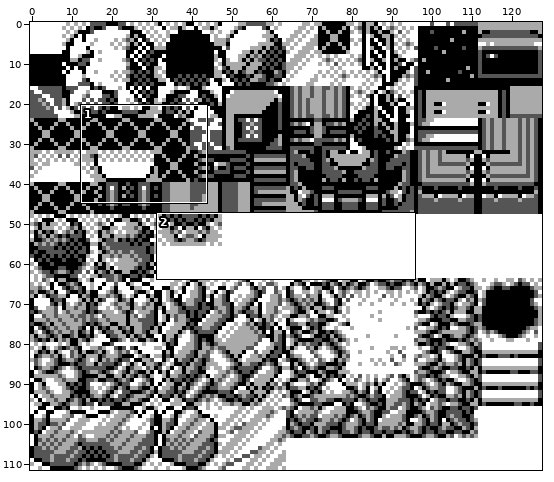
Sprite sheet: gfx/tilesets/ice_path.png. Above, an overview of the earlier version with the close-up marked.
Close-up. Old version:
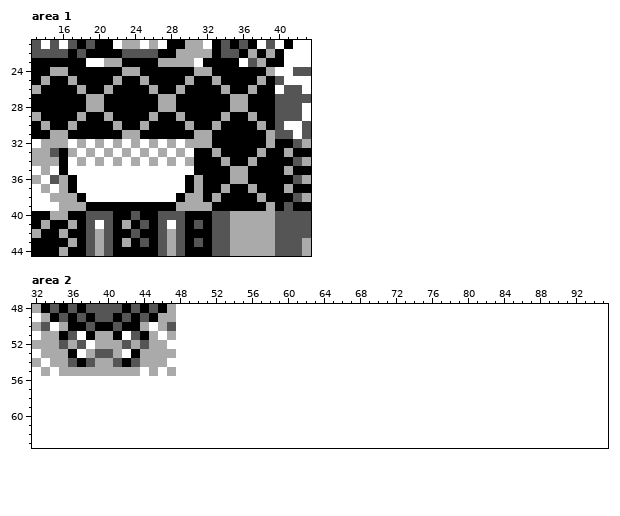
The file is 128x112 pixels. Shown: area 1: x 13..43, y 21..44; area 2: x 32..95, y 48..63.
New version:
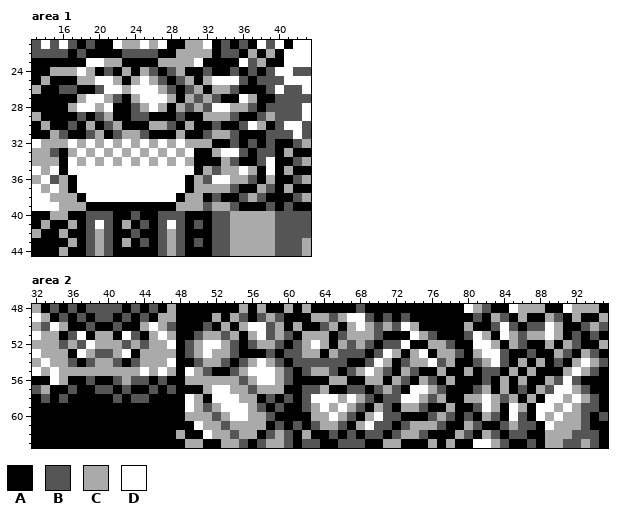
Palette (. is transparent): A #000000  B #555555  C #aaaaaa  D #ffffff
The exact change:
Changed rows in their new state; - is an unchanged pixel.
Area 1:
first column x 16:
24 -CDC-B--ACB-BC-AB--B-B-B
25 -ACCDD--CDCB-B--CDDDB-BB
26 BBA-BDDCDDDCBABC-C-B-A-B
27 --CDDCB-CDDD--CBCB-ADC--
28 -CDD-D--BCD-ACBCBDD--B-B
29 --B-B---BBA--B--CC-B-ABC
30 -B-C-B---ACCB----B--BD--
31 B--BC-B--B---C-ABCCB---B
32 -------------------B-B-B
33 ------------------DDB-BB
34 -------------------B-ABD
35 ----------------CBC-DC-D
36 ----------------BDD--B-C
37 ----------------CC-B-ACB
38 -----------------B--BCB-
39 ----------------BCCB---B
Area 2:
first column x 32:
48 ----------------AAAAAAACACAACACAAAAABAAAAAAAAAAA-CBAA-CCCAA-CCCA
49 ----------------AAAACACBABCBAAACCBC--BABABAAAAAAABACBACAACBACAAC
50 ----------------AAABACAC--BCACAABCAC-CBCB-CAAAAACAAB-BABB-CAABCB
51 ----------------AABCCBCAC-BCBACCCABCCCBAAA-CBAAAB-CA-CBCC-CABABA
52 ----------------ABC--CBABCCBABC-CACBCBABB-AACCBAA--CACBAACACBAAC
53 ----------------ABC-CCBAAABABBCCACBBBAB-CAC-ACCBAC--BAABAACBACBA
54 ----------------AABCCBABC-CBABBBBBBAAB-CABCC-BCAABC-BACACABAC-CB
55 ----------------A-CBAABC---CBABCCBABC-CBACBAACAACABBACACAAAC-CBA
56 AA-CAABAABCBBABAACCCCCCBC--CBAAAACCAACCACBACBACAAABACACAACB-BAAA
57 BCAABAABBABAABABAAAC--CCBCCCAABBCAABBABCBA--CBAAABCACABACB--CBAA
58 ABABAAAAABABBAAAA-CA---CCABABAB---C-CBABB--CBCAACC-CBCACA--C-CBA
59 AAAAAAAAAAAAAAAAA-CBC---CBABAABC-C-CBACBACCBAACAAB-CA-CA--C-CBBA
60 AAAAAAAAAAAAAAAAACCCBC--CCBAAAACC-CBAC-BBAAABCBABACBA-BA-C-CCBAB
61 AAAAAAAAAAAAAAAAAA-CCBCCCCABABABCCBAC-BBABCCCBAACBAABCBBA-CCCBAA
62 AAAAAAAAAAAAAAAACAA-CCBCCABCBACAABABABBABCCBAAACBACBABBAACCCBBBA
63 AAAAAAAAAAAAAAAAACCAACCBABCCBABBAABBBAACCAAACACAA--CBAABACCBBCBA
Pixel boxes of the changes (left, top, right, bottom) in both close-ups:
changed: (59, 67, 275, 211)
changed: (32, 304, 608, 448)
